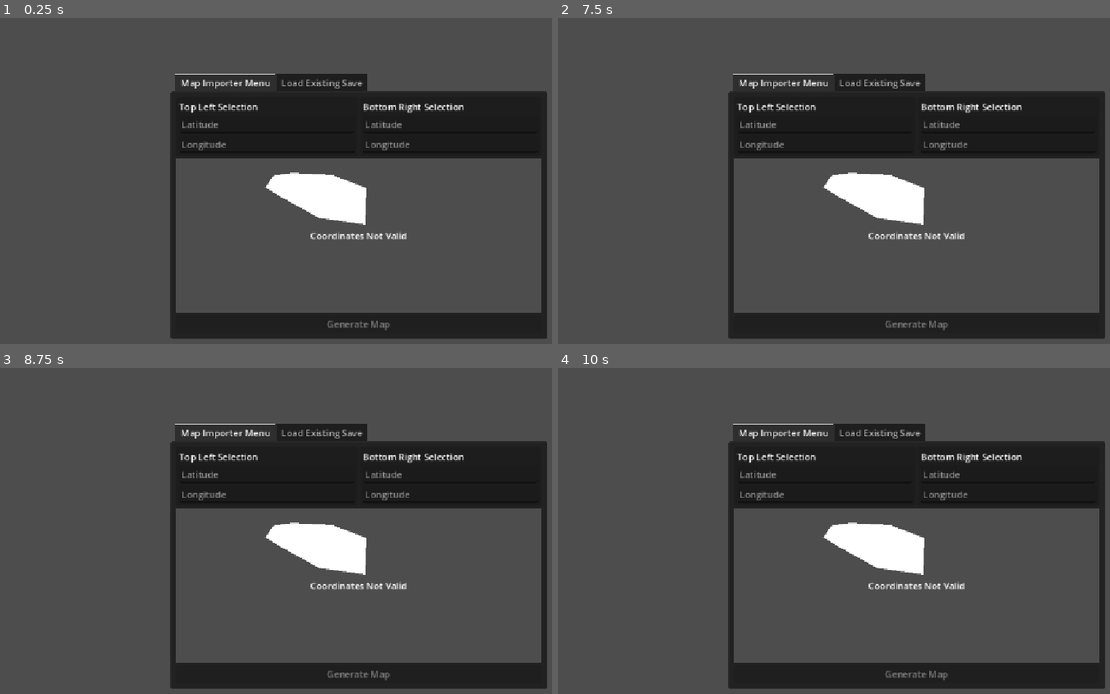
Above: before the commit, frames 1-4 (two rows, left to right).
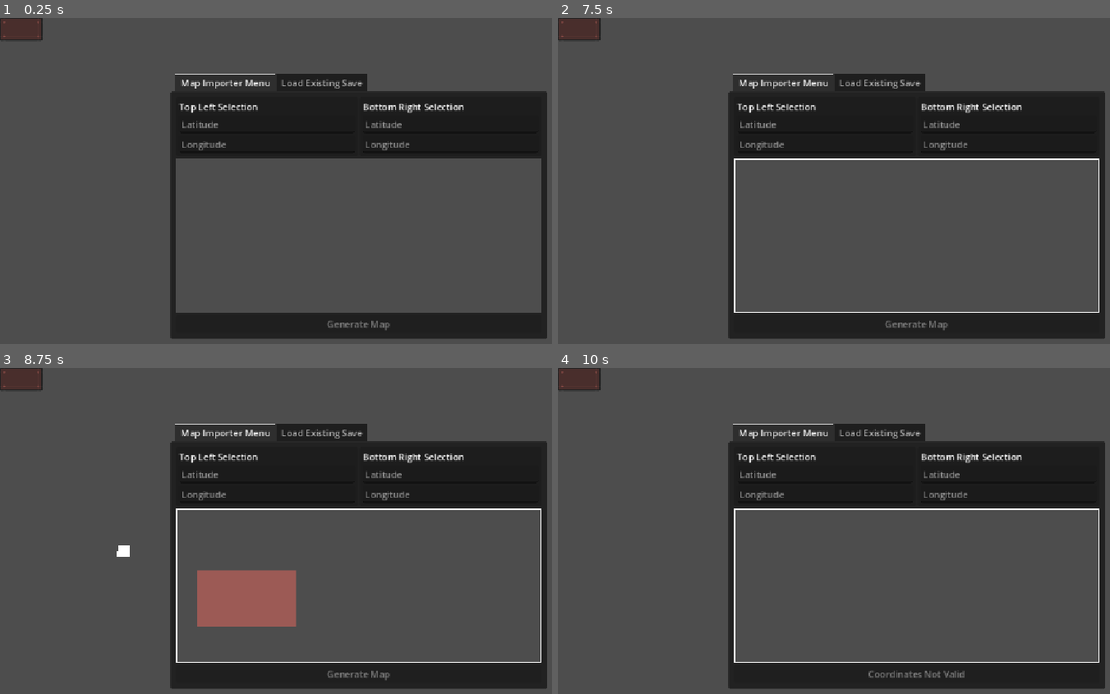
Above: after the commit, the same moments.

Repository: Kinny09/City-Simulation
Game: Godot game, scene res://Simulation/simulation.tscn
Two runs of this game, one before a commit and one after it. Both use one fixed random seed, a clock stepped at 60 frames per second and the inputs below. Before the commit the project starts from res://SimulationUI/simulation_ui.tscn.
Inputs (mouse positions are in pixels of both pictures, inside the frame that each line leads up to):
- Up to frame 1 (0.25 s): no input
- Up to frame 2 (7.5 s): click (558, 21) at 0.52 s; click (580, 21) at 1.27 s; click (596, 21) at 2.02 s; click (558, 27) at 2.77 s; click (580, 27) at 3.52 s; click (596, 27) at 4.27 s; click (558, 37) at 5.02 s; click (580, 37) at 5.77 s; click (596, 37) at 6.52 s; tap Enter at 7.25 s; move the mouse to (1032, 184) at 7.27 s; hold Right (ui_right) from 7.28 s (still down); click (1032, 184) at 7.42 s
- Up to frame 3 (8.75 s): release Right (ui_right) at 8 s; drag from (198, 570) to (298, 625) at 8.02 s
- Up to frame 4 (10 s): tap Space at 8.75 s; move the mouse to (949, 472) at 8.77 s; hold Right (ui_right) 8.78-9.5 s; click (949, 472) at 8.92 s; tap Enter at 9.5 s; drag from (856, 625) to (690, 498) at 9.52 s

The runs differ from the first frame. In frame 1, 2.7% of the frame differs, in the area x 0-74%, y 0-69%; in frame 2, 3.4%; in frame 3, 6.6%, in the area x 0-99%, y 0-91%; in frame 4, 3.6%.

Commit message:
Added a selection box for the map viewport

Diff:
--- /dev/null
+++ b/city-simulation-source/Simulation/camera_2d.gd
@@ -0,0 +1,22 @@
+extends Camera2D
+
+
+const MOVE_SPEED = 500.0
+
+func _process(delta):
+	if Input.is_action_pressed("ui_left"):
+		position.x -= MOVE_SPEED * delta
+	if Input.is_action_pressed("ui_right"):
+		position.x += MOVE_SPEED * delta
+	if Input.is_action_pressed("ui_up"):
+		position.y -= MOVE_SPEED * delta
+	if Input.is_action_pressed("ui_down"):
+		position.y += MOVE_SPEED * delta
+
+func _unhandled_input(event):
+	if event is InputEventMouseButton:
+		if event.button_index == MOUSE_BUTTON_WHEEL_UP:
+			zoom += Vector2(0.1, 0.1)
+		if event.button_index == MOUSE_BUTTON_WHEEL_DOWN:
+			zoom -= Vector2(0.1, 0.1)
+	zoom = zoom.clamp(Vector2(0.2, 0.2), Vector2(11.0, 11.0))
--- a/city-simulation-source/Simulation/simulation.tscn
+++ b/city-simulation-source/Simulation/simulation.tscn
@@ -2,6 +2,8 @@
 
 [ext_resource type="Script" uid="uid://cksd7x2ttl0nf" path="res://Simulation/temp_debug_visualiser.gd" id="1_g1p1i"]
 [ext_resource type="PackedScene" uid="uid://d08d2ieju8ewn" path="res://DataImporterExporter/data_importer_exporter.tscn" id="2_eygpr"]
+[ext_resource type="PackedScene" uid="uid://d4df4gphwoyjb" path="res://SimulationUI/simulation_ui.tscn" id="3_w7d4g"]
+[ext_resource type="Script" uid="uid://dvr083u0e2ldo" path="res://Simulation/camera_2d.gd" id="4_d1np5"]
 
 [node name="Simulation" type="Node" unique_id=902378609]
 
@@ -12,3 +14,10 @@
 polygon = PackedVector2Array(-11, -14, 11, -14, 10, 8, -12, 8)
 
 [node name="DataImporterExporter" parent="." unique_id=1305667917 instance=ExtResource("2_eygpr")]
+
+[node name="CanvasLayer" type="CanvasLayer" parent="." unique_id=1963420436]
+
+[node name="ImporterExporterUI" parent="CanvasLayer" unique_id=1005698511 instance=ExtResource("3_w7d4g")]
+
+[node name="TempDebug2DCamera" type="Camera2D" parent="." unique_id=1608514539]
+script = ExtResource("4_d1np5")
--- /dev/null
+++ b/city-simulation-source/SimulationUI/CustomUIClasses/MapViewport/MapViewportClass.gd
@@ -0,0 +1,155 @@
+# ---------------------------------------------------------------------------------------------------------------------------------------
+# ---------------------------------------------------------------------------------------------------------------------------------------
+# Map Viewport
+# ---------------------------------------------------------------------------------------------------------------------------------------
+# ---------------------------------------------------------------------------------------------------------------------------------------
+## A custom UI class that shows a small map for bbox selection purposes
+class_name MapViewportClass extends PanelContainer
+
+# ---------------------------------------------------------------------------------------------------------------------------------------
+# Constants
+# ---------------------------------------------------------------------------------------------------------------------------------------
+const KEYS_TO_CONSUME_IF_MOUSE_INSIDE_VIEWPORT: Array = [MOUSE_BUTTON_WHEEL_UP, MOUSE_BUTTON_WHEEL_DOWN, MOUSE_BUTTON_LEFT]
+const KEYS_TO_CONSUME_IF_VIEWPORT_FOCUSED: Array = [KEY_DOWN, KEY_UP, KEY_LEFT, KEY_RIGHT, MOUSE_BUTTON_MIDDLE]
+const MOVE_SPEED: float = 500.0
+
+# ---------------------------------------------------------------------------------------------------------------------------------------
+# Member Variable Declaration
+# ---------------------------------------------------------------------------------------------------------------------------------------
+var MouseInViewport: bool
+var LeftKeyPressed: bool
+var RightKeyPressed: bool
+var UpKeyPressed: bool
+var DownKeyPressed: bool
+var LeftMouseKeyPressed: bool
+var CurrentSelection: Vector4
+var Selector: Panel
+
+@onready var SelectorAsset = preload("res://SimulationUI/CustomUIClasses/MapViewport/selector.tscn")
+
+@onready var pointer = preload("res://SimulationUI/CustomUIClasses/MapViewport/pointer.tscn")
+
+# ---------------------------------------------------------------------------------------------------------------------------------------
+# CODE
+# ---------------------------------------------------------------------------------------------------------------------------------------
+# Called when the node enters the scene tree for the first time.
+func _ready() -> void:
+	# Makes sure the map isn't consuming inputs when it first loads
+	set_process_input(false)
+	set_process(false)
+
+	# Signal that the viewport has been focused on
+	%MapViewportContainer.focus_entered.connect(func():
+		print("Map Focused")
+
+		# Outlines the map container so it's clear that its been selected
+		var visualiserContainerOutlined: StyleBoxFlat = StyleBoxFlat.new()
+		visualiserContainerOutlined.border_width_left = 2
+		visualiserContainerOutlined.border_width_top = 2
+		visualiserContainerOutlined.border_width_right = 2
+		visualiserContainerOutlined.border_width_bottom = 2
+		visualiserContainerOutlined.border_color = Color(1,1,1,1)
+		visualiserContainerOutlined.draw_center = true
+		self.add_theme_stylebox_override("panel", visualiserContainerOutlined)
+
+		# Tells the code to start consuming keyboard inputs
+		set_process_input(true)
+		set_process(true)
+	)
+
+	# Signal that the viewport has been unfocused on
+	%MapViewportContainer.focus_exited.connect(func():
+		print("Map unfocused")
+
+		# Removes the outline
+		self.remove_theme_stylebox_override("panel")
+
+		# Tells the code to stop consuming keyboard inputs
+		set_process_input(false)
+		set_process(false)
+	)
+
+	# Signal that the mouse has entered the viewport
+	%MapViewportContainer.mouse_entered.connect(func():
+		MouseInViewport = true
+	)
+
+	# Signal that the mouse has exited the viewport
+	%MapViewportContainer.mouse_exited.connect(func():
+		MouseInViewport = false
+	)
+
+# Logic for handling the map viewports inputs
+func _input(inputEvent: InputEvent) -> void:
+	#print(inputEvent)
+
+	# Handling zooming in and out
+	if inputEvent is InputEventMouseButton && KEYS_TO_CONSUME_IF_MOUSE_INSIDE_VIEWPORT.has(inputEvent.button_index) && MouseInViewport:
+		if inputEvent.button_index == MOUSE_BUTTON_WHEEL_UP:
+			%MapViewportCamera.zoom += Vector2(0.1, 0.1)
+		if inputEvent.button_index == MOUSE_BUTTON_WHEEL_DOWN:
+			%MapViewportCamera.zoom -= Vector2(0.1, 0.1)
+		%MapViewportCamera.zoom = %MapViewportCamera.zoom.clamp(Vector2(0.2, 0.2), Vector2(11.0, 11.0))
+		get_viewport().set_input_as_handled()
+
+	# Handling left click inputs
+	if inputEvent is InputEventMouseButton && KEYS_TO_CONSUME_IF_MOUSE_INSIDE_VIEWPORT.has(inputEvent.button_index) && MouseInViewport:
+		if inputEvent.button_index == MOUSE_BUTTON_LEFT:
+			# Getting the local positon of the mouse in the viewport
+			var viewPortMousePosition = %SubViewport.get_canvas_transform().affine_inverse() * (%MapViewportContainer.get_local_mouse_position())
+
+			# What to do at the beginning of the drag
+			if inputEvent.pressed:
+				for child in %Visualiser.get_children():
+					child.queue_free()
+
+				LeftMouseKeyPressed = true
+				CurrentSelection[0] = viewPortMousePosition.x
+				CurrentSelection[1] = viewPortMousePosition.y
+				Selector = SelectorAsset.instantiate()
+				Selector.visible = false
+				%Visualiser.add_child(Selector)
+
+			# What to do at the end of the drag
+			else:
+				LeftMouseKeyPressed = false
+				CurrentSelection[2] = viewPortMousePosition.x
+				CurrentSelection[3] = viewPortMousePosition.y
+
+		get_viewport().set_input_as_handled()
+
+	# Handling arrow key movement around the viewport
+	if inputEvent is InputEventKey && KEYS_TO_CONSUME_IF_VIEWPORT_FOCUSED.has(inputEvent.keycode):
+		if inputEvent.keycode == KEY_LEFT:
+			LeftKeyPressed = inputEvent.pressed
+		if inputEvent.keycode == KEY_RIGHT:
+			RightKeyPressed = inputEvent.pressed
+		if inputEvent.keycode == KEY_UP:
+			UpKeyPressed = inputEvent.pressed
+		if inputEvent.keycode == KEY_DOWN:
+			DownKeyPressed = inputEvent.pressed
+		get_viewport().set_input_as_handled()
+
+	# Handling left click drags
+	if LeftMouseKeyPressed && inputEvent is InputEventMouseMotion:
+		Selector.visible = true
+		var viewPortMousePosition = %SubViewport.get_canvas_transform().affine_inverse() * (%MapViewportContainer.get_local_mouse_position()).abs()
+		CurrentSelection[2] = viewPortMousePosition.x
+		CurrentSelection[3] = viewPortMousePosition.y
+		var minumumX = minf(CurrentSelection[0], CurrentSelection[2])
+		var minumumY = minf(CurrentSelection[1], CurrentSelection[3])
+		var maxiumumX = maxf(CurrentSelection[0], CurrentSelection[2]) - minumumX
+		var maxiumumY = maxf(CurrentSelection[1], CurrentSelection[3]) - minumumY
+
+		Selector.position = Vector2(minumumX, minumumY)
+		Selector.size = Vector2(maxiumumX, maxiumumY)
+
+func _process(delta: float) -> void:
+	if LeftKeyPressed:
+		%MapViewportCamera.position.x -= MOVE_SPEED * delta
+	if RightKeyPressed:
+		%MapViewportCamera.position.x += MOVE_SPEED * delta
+	if UpKeyPressed:
+		%MapViewportCamera.position.y -= MOVE_SPEED * delta
+	if DownKeyPressed:
+		%MapViewportCamera.position.y += MOVE_SPEED * delta
--- /dev/null
+++ b/city-simulation-source/SimulationUI/CustomUIClasses/MapViewport/map_viewport.tscn
@@ -0,0 +1,42 @@
+[gd_scene format=3 uid="uid://hm8d1epdbsv8"]
+
+[ext_resource type="Script" uid="uid://3ch0x0bikft0" path="res://SimulationUI/CustomUIClasses/MapViewport/MapViewportClass.gd" id="1_81ftm"]
+
+[node name="MapViewport" type="PanelContainer" unique_id=1992633744]
+unique_name_in_owner = true
+offset_right = 900.0
+offset_bottom = 900.0
+size_flags_horizontal = 3
+size_flags_vertical = 3
+focus_neighbor_left = NodePath(".")
+focus_neighbor_top = NodePath(".")
+focus_neighbor_right = NodePath(".")
+focus_neighbor_bottom = NodePath(".")
+focus_mode = 2
+mouse_filter = 1
+script = ExtResource("1_81ftm")
+
+[node name="MapViewportContainer" type="SubViewportContainer" parent="." unique_id=27956228]
+unique_name_in_owner = true
+clip_contents = true
+layout_mode = 2
+focus_neighbor_left = NodePath(".")
+focus_neighbor_top = NodePath(".")
+focus_neighbor_right = NodePath(".")
+focus_neighbor_bottom = NodePath(".")
+focus_mode = 2
+mouse_default_cursor_shape = 3
+stretch = true
+mouse_target = true
+
+[node name="SubViewport" type="SubViewport" parent="MapViewportContainer" unique_id=412030238]
+unique_name_in_owner = true
+handle_input_locally = false
+size = Vector2i(900, 900)
+render_target_update_mode = 4
+
+[node name="Visualiser" type="Node2D" parent="MapViewportContainer/SubViewport" unique_id=1398887553]
+unique_name_in_owner = true
+
+[node name="MapViewportCamera" type="Camera2D" parent="MapViewportContainer/SubViewport" unique_id=133572715]
+unique_name_in_owner = true
--- /dev/null
+++ b/city-simulation-source/SimulationUI/CustomUIClasses/MapViewport/pointer.tscn
@@ -0,0 +1,5 @@
+[gd_scene format=3 uid="uid://d2cwwwxaldtd0"]
+
+[node name="Pointer" type="Polygon2D" unique_id=1253730204]
+color = Color(0.77254903, 0, 0, 1)
+polygon = PackedVector2Array(0, -8, -8, 0, 0, 8, 8, 0)
--- /dev/null
+++ b/city-simulation-source/SimulationUI/CustomUIClasses/MapViewport/selector.tscn
@@ -0,0 +1,76 @@
+[gd_scene format=3 uid="uid://622eqfsfwind"]
+
+[node name="Selector" type="Panel" unique_id=137546281]
+self_modulate = Color(1, 1, 1, 0)
+offset_right = 50.0
+offset_bottom = 50.0
+
+[node name="ColorRect" type="ColorRect" parent="." unique_id=2019446551]
+modulate = Color(0.8117647, 0.3882353, 0.3529412, 0.60784316)
+layout_mode = 1
+anchors_preset = 15
+anchor_right = 1.0
+anchor_bottom = 1.0
+grow_horizontal = 2
+grow_vertical = 2
+
+[node name="GridContainer" type="GridContainer" parent="." unique_id=41932920]
+layout_mode = 1
+anchors_preset = 15
+anchor_right = 1.0
+anchor_bottom = 1.0
+grow_horizontal = 2
+grow_vertical = 2
+theme_override_constants/h_separation = 0
+theme_override_constants/v_separation = 0
+columns = 3
+
+[node name="ResizeSelection_TL" type="Button" parent="GridContainer" unique_id=67468640]
+modulate = Color(1, 1, 1, 0)
+layout_mode = 2
+mouse_default_cursor_shape = 12
+
+[node name="ResizeSelection_T" type="Button" parent="GridContainer" unique_id=915627828]
+modulate = Color(1, 1, 1, 0)
+layout_mode = 2
+size_flags_horizontal = 3
+mouse_default_cursor_shape = 9
+
+[node name="ResizeSelection_TR" type="Button" parent="GridContainer" unique_id=126359810]
+modulate = Color(1, 1, 1, 0)
+layout_mode = 2
+mouse_default_cursor_shape = 11
+
+[node name="ResizeSelection_L" type="Button" parent="GridContainer" unique_id=1007003456]
+modulate = Color(1, 1, 1, 0)
+layout_mode = 2
+size_flags_vertical = 3
+mouse_default_cursor_shape = 10
+
+[node name="MoveSelection" type="Button" parent="GridContainer" unique_id=516101139]
+modulate = Color(1, 1, 1, 0)
+layout_mode = 2
+size_flags_vertical = 3
+mouse_default_cursor_shape = 6
+
+[node name="ResizeSelection_R" type="Button" parent="GridContainer" unique_id=1656832110]
+modulate = Color(1, 1, 1, 0)
+layout_mode = 2
+size_flags_vertical = 3
+mouse_default_cursor_shape = 10
+
+[node name="ResizeSelection_BL" type="Button" parent="GridContainer" unique_id=236284361]
+modulate = Color(1, 1, 1, 0)
+layout_mode = 2
+mouse_default_cursor_shape = 11
+
+[node name="ResizeSelection_B" type="Button" parent="GridContainer" unique_id=760689535]
+modulate = Color(1, 1, 1, 0)
+layout_mode = 2
+size_flags_horizontal = 3
+mouse_default_cursor_shape = 9
+
+[node name="ResizeSelection_BR" type="Button" parent="GridContainer" unique_id=1246872984]
+modulate = Color(1, 1, 1, 0)
+layout_mode = 2
+mouse_default_cursor_shape = 12
--- a/city-simulation-source/SimulationUI/ImporterExporterUIController.gd
+++ b/city-simulation-source/SimulationUI/ImporterExporterUIController.gd
@@ -9,7 +9,7 @@
 # ---------------------------------------------------------------------------------------------------------------------------------------
 # Debugging Constants
 # ---------------------------------------------------------------------------------------------------------------------------------------
-const SUCCESS_MESSAGE: String = "Coordinates Valid"
+const SUCCESS_MESSAGE: String = "Generate Map"
 const FAILIURE_MESSAGE: String = "Coordinates Not Valid"
 
 # ---------------------------------------------------------------------------------------------------------------------------------------
@@ -21,6 +21,7 @@
 # CODE
 # ---------------------------------------------------------------------------------------------------------------------------------------
 func _ready() -> void:
+	# Handling the text inputs for the coordinates
 	%EditLatitude_L.VALID_INPUT_SUBMITTED.connect(func(output):
 		if output != null:
 			BboxSelection[2] = output.to_float()
@@ -52,7 +53,9 @@
 ## Logic for handling the bbox inputs
 func handle_bbox_inputs():
 	if !BboxSelection.has(null):
-		%MapImporterFeedback.text = SUCCESS_MESSAGE
+		%GenerateMapButton.text = SUCCESS_MESSAGE
+		%GenerateMapButton.disabled = false
 
 	else:
-		%MapImporterFeedback.text = FAILIURE_MESSAGE
+		%GenerateMapButton.text = FAILIURE_MESSAGE
+		%GenerateMapButton.disabled = true
--- a/city-simulation-source/SimulationUI/simulation_ui.tscn
+++ b/city-simulation-source/SimulationUI/simulation_ui.tscn
@@ -2,6 +2,7 @@
 
 [ext_resource type="Script" uid="uid://clo11ewvg5msc" path="res://SimulationUI/ImporterExporterUIController.gd" id="1_0450w"]
 [ext_resource type="Script" uid="uid://bkg4na5iccjle" path="res://SimulationUI/CustomUIClasses/RestrictedLineEditClass.gd" id="2_vr3xe"]
+[ext_resource type="PackedScene" uid="uid://hm8d1epdbsv8" path="res://SimulationUI/CustomUIClasses/MapViewport/map_viewport.tscn" id="3_3a6dw"]
 
 [node name="ImporterExporterUI" type="Control" unique_id=1005698511]
 layout_mode = 3
@@ -22,6 +23,7 @@
 
 [node name="Map Importer Menu" type="PanelContainer" parent="TabMenu" unique_id=1137038661]
 layout_mode = 2
+mouse_filter = 1
 metadata/_tab_index = 0
 
 [node name="MarginContainer" type="MarginContainer" parent="TabMenu/Map Importer Menu" unique_id=1153918861]
@@ -121,37 +123,14 @@
 GenericErrorMessage = "Input a Valid Longitude"
 AllowedRange = Vector2(-180, 180)
 
-[node name="Visualiser" type="PanelContainer" parent="TabMenu/Map Importer Menu/MarginContainer/VBoxContainer" unique_id=916898597]
-layout_mode = 2
-size_flags_horizontal = 3
-size_flags_vertical = 3
-
-[node name="SubViewportContainer" type="SubViewportContainer" parent="TabMenu/Map Importer Menu/MarginContainer/VBoxContainer/Visualiser" unique_id=1348288559]
-clip_contents = true
-layout_mode = 2
-stretch = true
-
-[node name="SubViewport" type="SubViewport" parent="TabMenu/Map Importer Menu/MarginContainer/VBoxContainer/Visualiser/SubViewportContainer" unique_id=540804079]
-handle_input_locally = false
-size = Vector2i(640, 271)
-render_target_update_mode = 4
-
-[node name="Node2D" type="Node2D" parent="TabMenu/Map Importer Menu/MarginContainer/VBoxContainer/Visualiser/SubViewportContainer/SubViewport" unique_id=1466821179]
-
-[node name="Polygon2D" type="Polygon2D" parent="TabMenu/Map Importer Menu/MarginContainer/VBoxContainer/Visualiser/SubViewportContainer/SubViewport/Node2D" unique_id=2031718282]
-position = Vector2(71, 8)
-polygon = PackedVector2Array(100, 22, 132, 18, 202, 21, 262, 44, 260, 108, 180, 97, 111, 59, 85, 43)
-
-[node name="MapImporterFeedback" type="Label" parent="TabMenu/Map Importer Menu/MarginContainer/VBoxContainer/Visualiser" unique_id=938406144]
-unique_name_in_owner = true
-layout_mode = 2
-text = "Coordinates Not Valid"
-horizontal_alignment = 1
+[node name="MapViewport" parent="TabMenu/Map Importer Menu/MarginContainer/VBoxContainer" unique_id=1992633744 instance=ExtResource("3_3a6dw")]
+layout_mode = 2
 
 [node name="GenerateMapButton" type="Button" parent="TabMenu/Map Importer Menu/MarginContainer/VBoxContainer" unique_id=1127081965]
 unique_name_in_owner = true
 custom_minimum_size = Vector2(0, 30)
 layout_mode = 2
+focus_mode = 1
 disabled = true
 text = "Generate Map"
 
@@ -217,12 +196,9 @@
 size_flags_horizontal = 3
 
 [node name="Selector" type="Panel" parent="." unique_id=763099755]
-visible = false
 layout_mode = 0
-offset_left = 551.0
-offset_top = 311.0
-offset_right = 626.0
-offset_bottom = 351.0
+offset_right = 75.0
+offset_bottom = 40.0
 
 [node name="MarginContainer" type="MarginContainer" parent="Selector" unique_id=1156473188]
 layout_mode = 1
--- a/city-simulation-source/project.godot
+++ b/city-simulation-source/project.godot
@@ -11,7 +11,7 @@
 [application]
 
 config/name="City Simulation Source"
-run/main_scene="uid://d4df4gphwoyjb"
+run/main_scene="uid://biog4ao22vufo"
 config/features=PackedStringArray("4.7", "Forward Plus")
 config/icon="res://icon.svg"
 
Not shown, added: city-simulation-source/Simulation/camera_2d.gd.uid
Not shown, added: city-simulation-source/SimulationUI/CustomUIClasses/MapViewport/MapViewportClass.gd.uid
